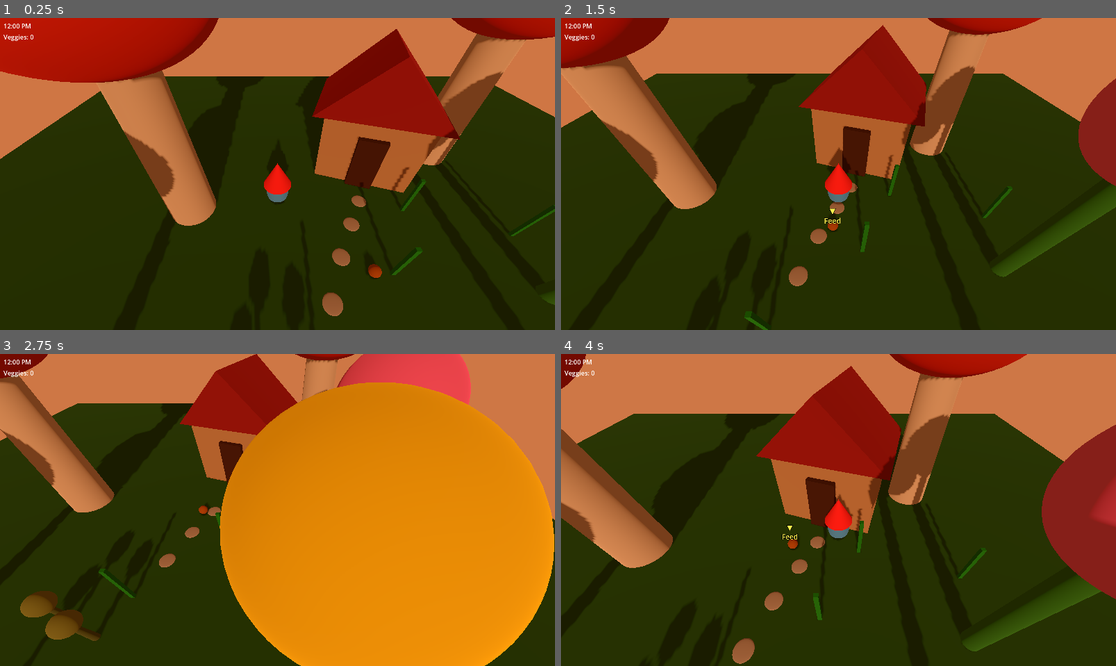
Above: before the commit, frames 1-4 (two rows, left to right).
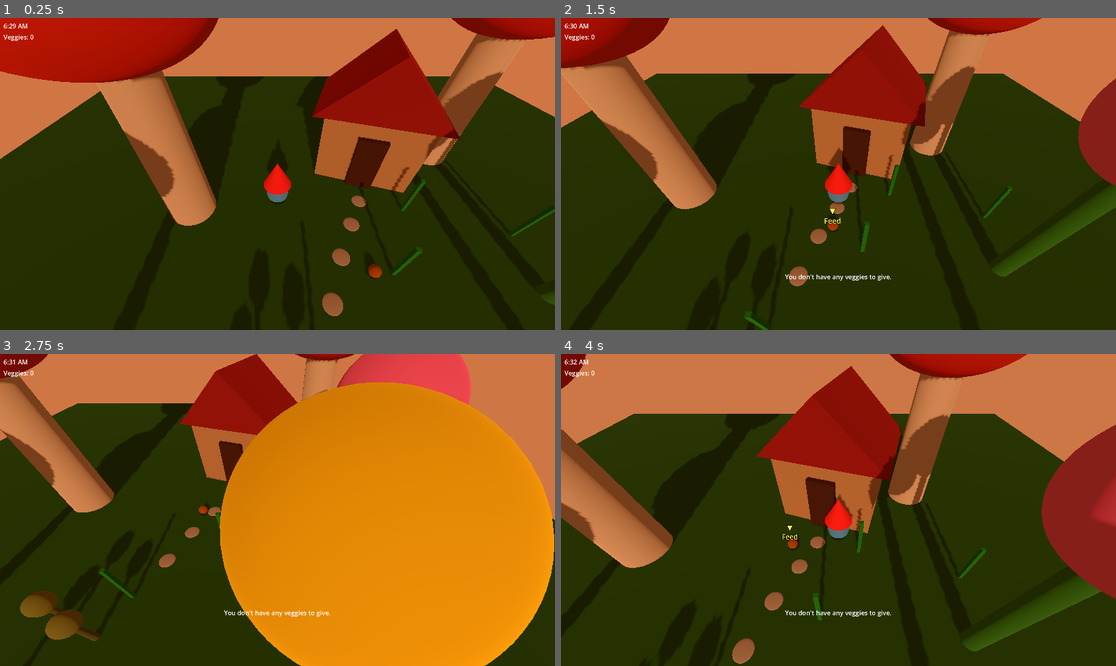
Above: after the commit, the same moments.

Repository: coha1/gnome-garden
Game: Godot game, scene res://world/main.tscn
Same seed, same stepped clock (60 frames per second), same inputs: the game is played once before the commit and once after it.
Inputs (mouse positions are in pixels of both pictures, inside the frame that each line leads up to):
- Up to frame 1 (0.25 s): no input
- Up to frame 2 (1.5 s): move the mouse to (960, 158) at 0.52 s; press the mouse at (960, 158) at 0.53 s; hold D (move_right) 0.53-1.28 s; move the mouse to (727, 189) at 1.27 s; release the mouse at (727, 189) at 1.28 s; hold S (move_back) from 1.28 s (still down); click (727, 189) at 1.35 s
- Up to frame 3 (2.75 s): move the mouse to (333, 441) at 2.02 s; release S (move_back) at 2.03 s; press the mouse at (333, 441) at 2.03 s; hold D (move_right) from 2.03 s (still down)
- Up to frame 4 (4 s): move the mouse to (810, 572) at 2.77 s; release D (move_right) at 2.78 s; release the mouse at (810, 572) at 2.78 s; hold W (move_forward) 2.78-3.53 s; click (810, 572) at 2.85 s; move the mouse to (1005, 556) at 3.52 s; press the mouse at (1005, 556) at 3.53 s; hold A (move_left) from 3.53 s (still down)

The runs differ from the first frame. In frame 1, less than 0.1% of the frame differs, in the area x 0-6%, y 1-4%; in frame 2, 0.2%; in frame 3, 0.2%, in the area x 0-60%, y 1-85%; in frame 4, 0.2%.
Error before the commit: Invalid assignment of property or key 'text' with value of type 'String' on a base object of type 'Nil'. (res://ui/clock_hud.gd:31)

Commit message:
bugs fixed - veggie counter, bug taming

Diff:
--- a/entities/bug/wild_bug.gd
+++ b/entities/bug/wild_bug.gd
@@ -39,6 +39,10 @@
 
 
 func _ready() -> void:
+	if player == null:
+		var found: Array[Node] = get_tree().get_nodes_in_group("player")
+		if found.size() > 0:
+			player = found[0] as Player
 	heart_label.visible = false
 	interact_zone.add_to_group("interactable")
 	interaction_prompt.set_text("▼\nFeed")
--- a/entities/player/player.gd
+++ b/entities/player/player.gd
@@ -17,6 +17,7 @@
 
 
 func _ready() -> void:
+	add_to_group("player")
 	spring_arm.rotation = Vector3(deg_to_rad(camera_pitch_degrees), 0.0, 0.0)
 	print(get_path(), ": Player ready")
 
--- a/ui/clock_hud.gd
+++ b/ui/clock_hud.gd
@@ -2,9 +2,9 @@
 extends Control
 
 
-@export var clock_label: Label
-@export var veggie_label: Label
-@export var notification_label: Label
+@onready var clock_label: Label = $ClockLabel
+@onready var veggie_label: Label = $VeggieLabel
+@onready var notification_label: Label = $NotificationLabel
 
 
 var _notification_timer: float = 0.0
--- a/ui/clock_hud.tscn
+++ b/ui/clock_hud.tscn
@@ -6,9 +6,6 @@
 script = ExtResource("1")
 anchor_right = 1.0
 anchor_bottom = 1.0
-clock_label = NodePath("ClockLabel")
-veggie_label = NodePath("VeggieLabel")
-notification_label = NodePath("NotificationLabel")
 
 [node name="ClockLabel" type="Label" parent="."]
 offset_left = 12.0
